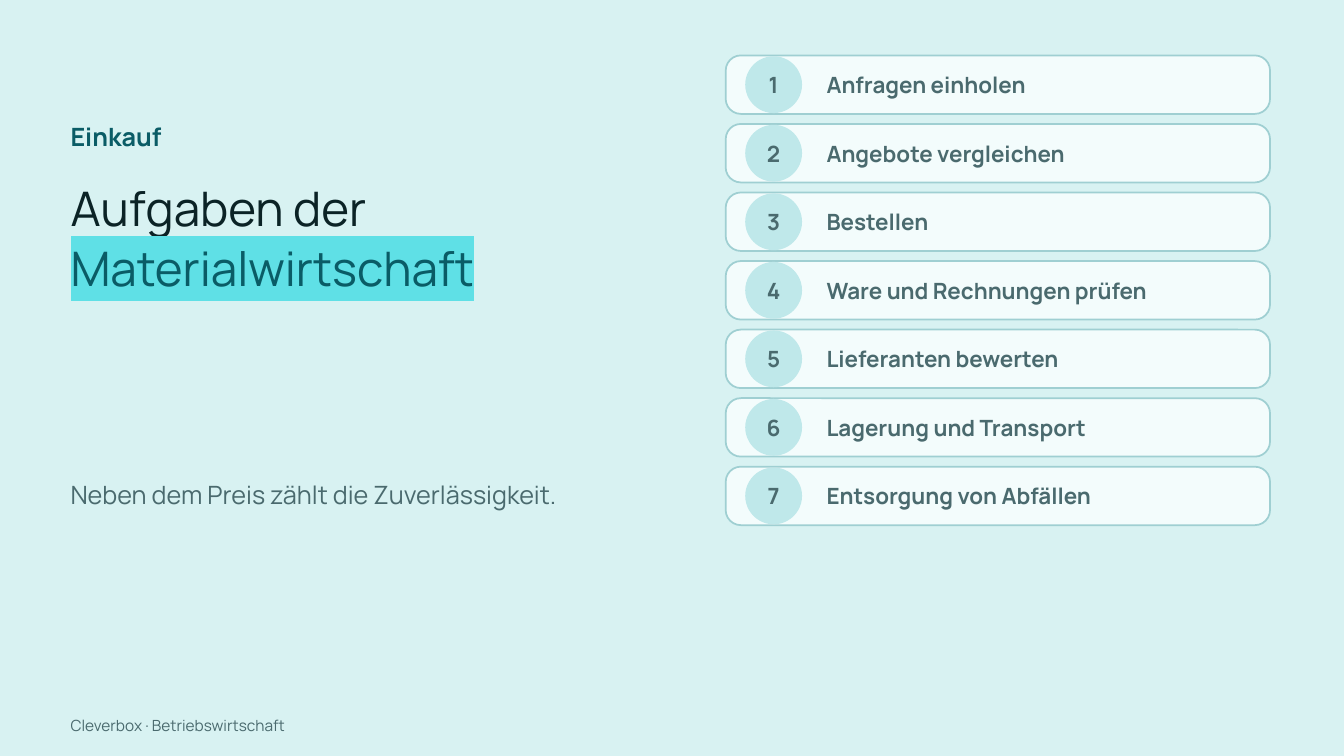
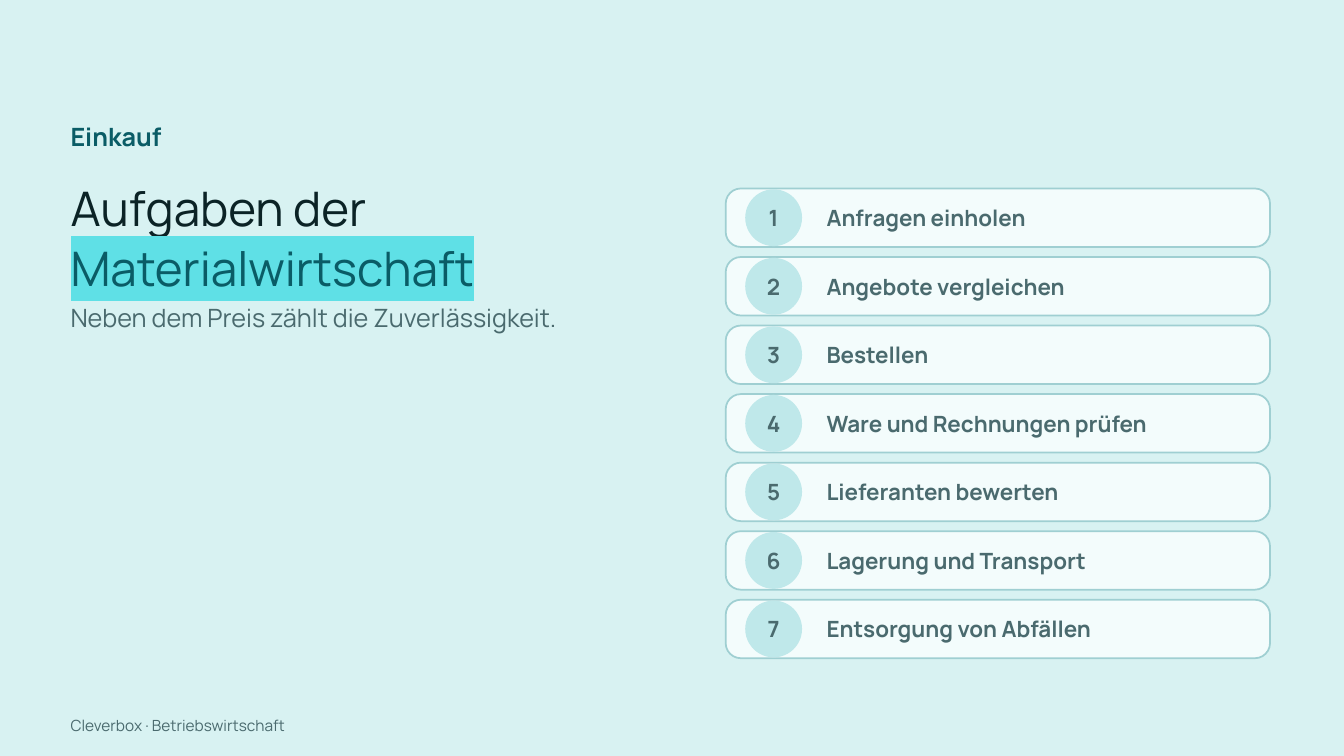
Before and after one commit to arminheske/claudecloud, a slide deck: slide 16 of videoslides/cleverbox-abwicklung-kauf-slides.pptx. Drawn at 1344x756 pixels with LibreOffice and Linux fonts; fonts in the diff are those of the drawing. Boxes give left, top, right and bottom in pixels: in the first picture for what was removed or moved away, otherwise in the second. Text is boxed around its words. In the diff, an @@ line names an element or a change of style, - is before the commit and + after.

```diff
--- a/videoslides/cleverbox-abwicklung-kauf-slides.pptx
+++ b/videoslides/cleverbox-abwicklung-kauf-slides.pptx
@@ text "2": place and size @@
-text "2" at [767,145,780,162]
+text "2" at [767,278,780,295]
@@ ellipse: place and size @@
-ellipse at [746,126,802,181]
+ellipse at [746,258,802,314]
@@ text "Neben dem Preis zählt die ...": place and size @@
-text "Neben dem Preis zählt die ..." at [71,485,556,511]
+text "Neben dem Preis zählt die ..." at [71,308,556,334]
@@ 13 texts, 7 rounded rectangles, 6 ellipses: place and size @@
-13 texts, 7 rounded rectangles, 6 ellipses at [726,55,1270,525]
+13 texts, 7 rounded rectangles, 6 ellipses at [726,189,1270,658]
```
Also in this commit, not shown: 61 other slides changed, 1 other file.
